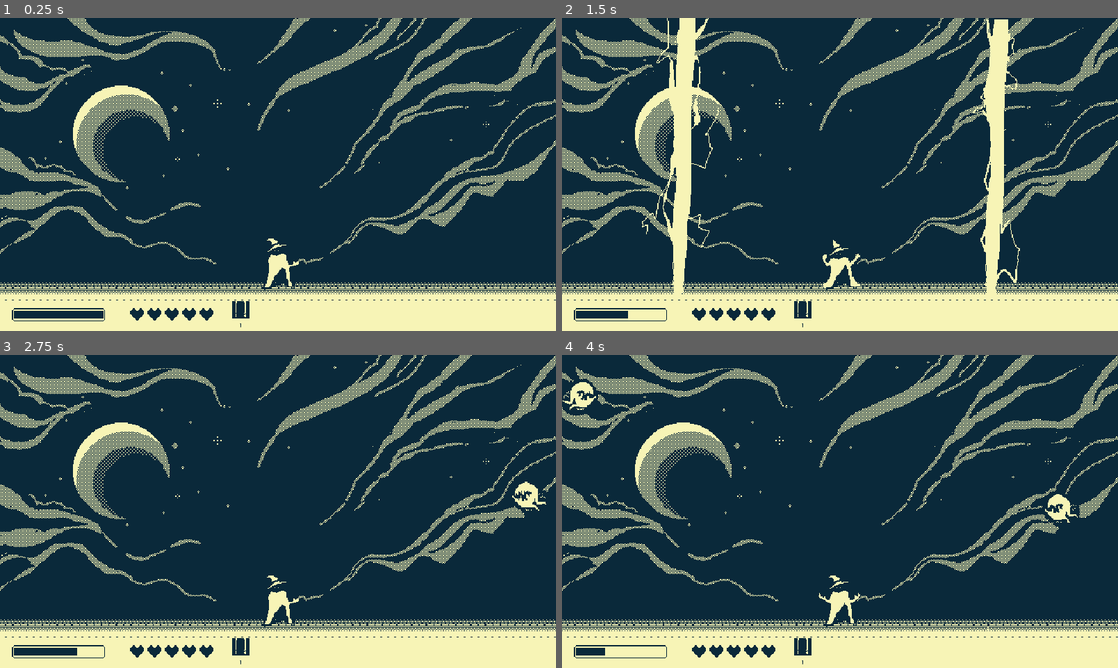
Above: before the commit, frames 1-4 (two rows, left to right).
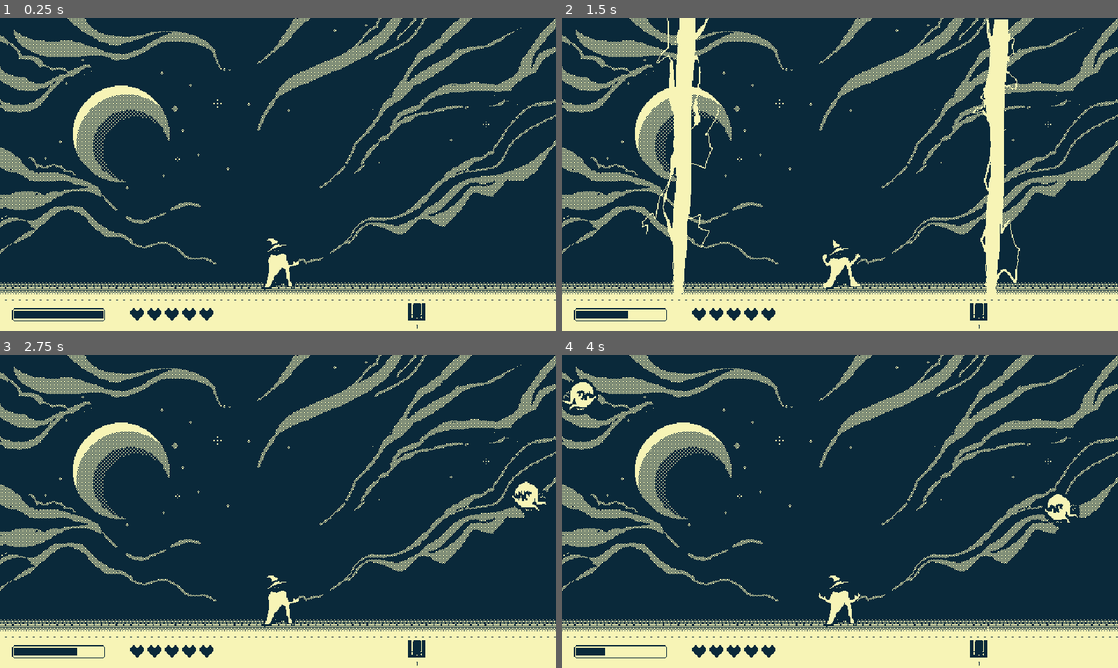
Above: after the commit, the same moments.

Repository: napstyy/shock
Game: Godot game, scene res://scenes/main.tscn
Two runs of this game, one before a commit and one after it. Both use one fixed random seed, a clock stepped at 60 frames per second and the inputs below. Sound files missing from this copy of the repository are replaced by a short silence.
Inputs:
- Up to frame 1 (0.25 s): no input
- Up to frame 2 (1.5 s): tap Enter at 0.5 s; tap 1 (Attack1) at 0.6 s; tap 2 (Attack2) at 1.35 s
- Up to frame 3 (2.75 s): tap 1 (Attack1) at 2.1 s
- Up to frame 4 (4 s): tap 2 (Attack2) at 2.85 s; tap 1 (Attack1) at 3.6 s

The runs differ from the first frame. In frame 1, 0.3% of the frame differs, in the area x 41-77%, y 90-100%; in frame 2, 0.3%; in frame 3, 0.3%; in frame 4, 0.3%.

Commit message:
adjusted skill icons

Diff:
--- a/scenes/main.tscn
+++ b/scenes/main.tscn
@@ -248,13 +248,13 @@
 [node name="HPBar" parent="." unique_id=1589258921 instance=ExtResource("7_dm2rk")]
 
 [node name="AttackSlots" type="HBoxContainer" parent="." unique_id=1054912888 groups=["attack_slots"]]
-offset_left = 261.0
-offset_top = 326.0
-offset_right = 301.0
-offset_bottom = 361.0
+offset_left = 468.0
+offset_top = 328.0
+offset_right = 500.0
+offset_bottom = 363.0
 
 [node name="VBoxContainer" type="VBoxContainer" parent="AttackSlots" unique_id=24233021]
-custom_minimum_size = Vector2(32, 32)
+custom_minimum_size = Vector2(24, 32)
 layout_mode = 2
 theme_override_constants/separation = 0
 
--- a/scripts/upgrade.gd
+++ b/scripts/upgrade.gd
@@ -151,7 +151,7 @@
 
 	#adding vbox to add numbers near the icons
 	var vbox = VBoxContainer.new()
-	vbox.custom_minimum_size = Vector2(32, 32)
+	vbox.custom_minimum_size = Vector2(24, 32)
 	vbox.add_theme_constant_override("separation", 0)#ts removes the lil gap
 	#
 	#create the icon and load the text
Not shown, changed: export_presets.cfg
